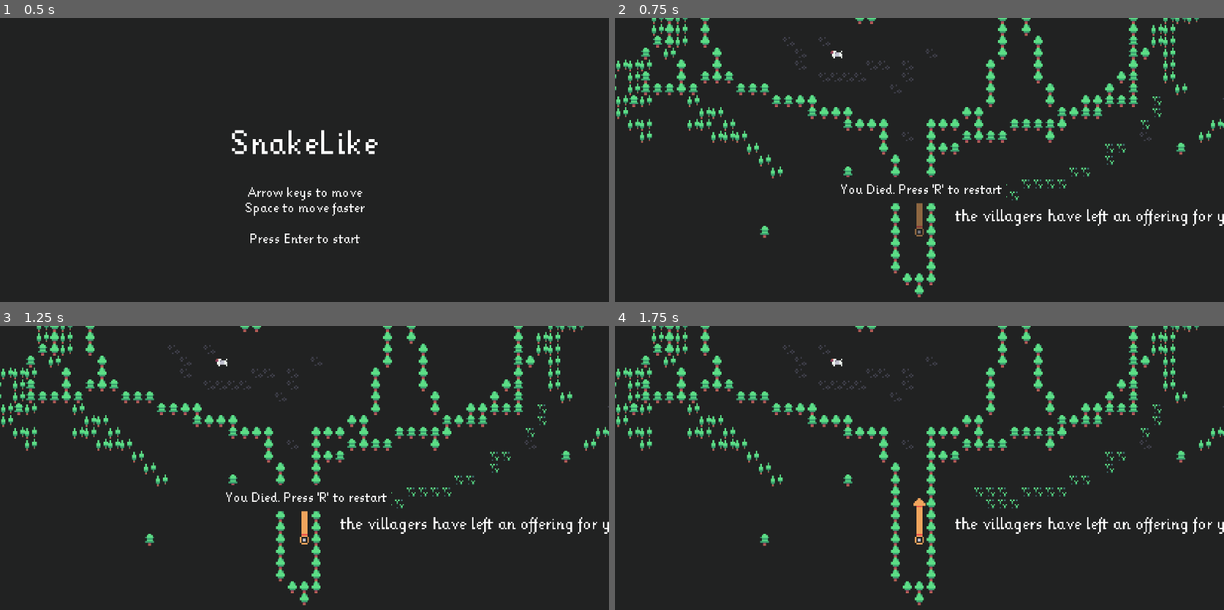
Above: before the commit, frames 1-4 (two rows, left to right).
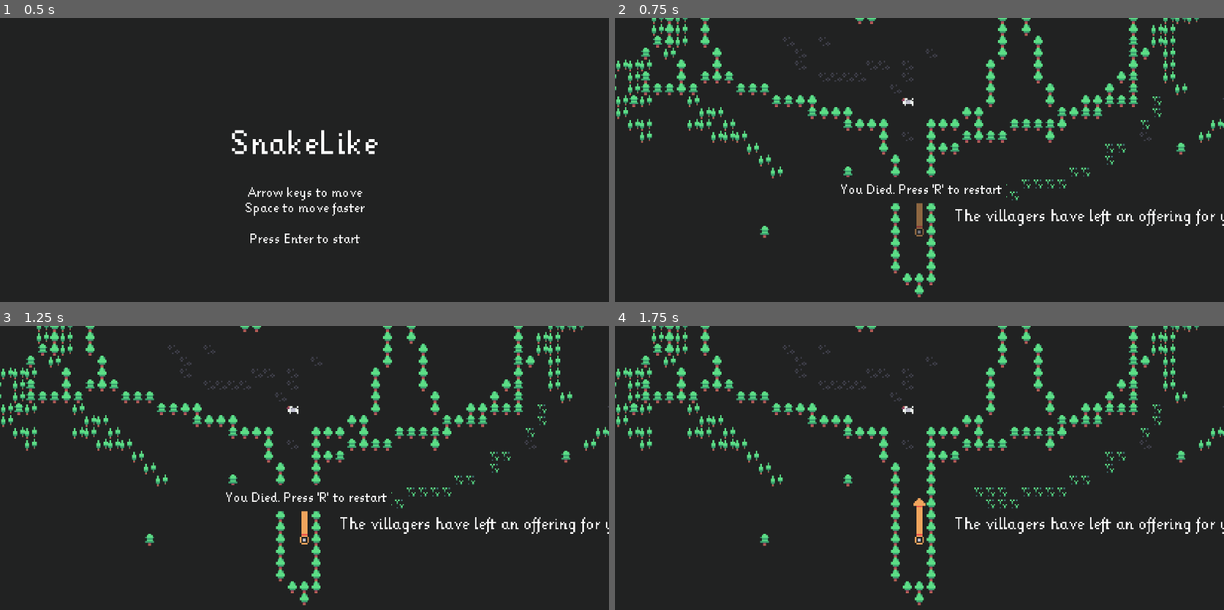
Above: after the commit, the same moments.

Repository: Miziziziz/SnakeLike
Game: Godot game, scene res://levels/Intro.tscn
Two runs of this game, one before a commit and one after it. Both use one fixed random seed, a clock stepped at 60 frames per second and the inputs below.
Inputs (mouse positions are in pixels of both pictures, inside the frame that each line leads up to):
- Up to frame 1 (0.5 s): no input
- Up to frame 2 (0.75 s): tap Enter (continue) at 0.5, 0.6 s; move the mouse to (1053, 177) at 0.52 s; hold D (move_right) from 0.53 s (still down)
- Up to frame 3 (1.25 s): keep holding D (move_right)
- Up to frame 4 (1.75 s): tap R (restart) at 1.25 s; move the mouse to (797, 521) at 1.27 s; release D (move_right) at 1.28 s; hold S (move_down) from 1.28 s (still down); tap Space (sprint) at 1.35 s

Frame 1 is identical in both runs. In frame 2, 1.1% of the frame differs, in the area x 35-100%, y 11-74%; in frame 3, 1.1%; in frame 4, 1.1%.

Commit message:
final com commit, added sfx and music, particle effects

Diff:
--- /dev/null
+++ b/BloodSpawner.gd
@@ -0,0 +1,7 @@
+extends Node2D
+
+var blood_particles = preload("res://sfx/BloodParticles.tscn")
+func spawn_blood():
+	var blood_inst = blood_particles.instance()
+	get_tree().get_root().add_child(blood_inst)
+	blood_inst.global_position = global_position
--- /dev/null
+++ b/BloodSpawner.tscn
@@ -0,0 +1,6 @@
+[gd_scene load_steps=2 format=2]
+
+[ext_resource path="res://BloodSpawner.gd" type="Script" id=1]
+
+[node name="BloodSpawner" type="Node2D"]
+script = ExtResource( 1 )
--- /dev/null
+++ b/MusicPlayer.gd
@@ -0,0 +1,25 @@
+extends AudioStreamPlayer
+
+func play_menu_theme():
+	play_track(load("res://music/breves_dies_hominis.ogg"))
+
+func play_town_theme():
+	play_track(load("res://music/the_field_of_dreams.ogg"))
+
+func play_battle_theme():
+	play_track(load("res://music/battleThemeA.ogg"))
+
+func play_forest_theme():
+	play_track(load("res://music/TownTheme.ogg"))
+
+func play_battleb_theme():
+	play_track(load("res://music/BattleLoop2.ogg"))
+
+func play_pursuit_theme():
+	play_track(load("res://music/determined_pursuit_loop.ogg"))
+
+func play_track(new_stream):
+	if stream == new_stream:
+		return
+	stream = new_stream
+	play()
--- /dev/null
+++ b/MusicPlayer.tscn
@@ -0,0 +1,6 @@
+[gd_scene load_steps=2 format=2]
+
+[ext_resource path="res://MusicPlayer.gd" type="Script" id=1]
+
+[node name="MusicPlayer" type="AudioStreamPlayer"]
+script = ExtResource( 1 )
--- /dev/null
+++ b/TrackPlayer.gd
@@ -0,0 +1,19 @@
+extends Node
+
+enum TRACKS {MENU, FOREST, TOWN, BATTLE, BATTLEB, PURSUIT}
+export(TRACKS) var cur_track
+
+func _ready():
+	match cur_track:
+		TRACKS.MENU:
+			MusicPlayer.play_menu_theme()
+		TRACKS.FOREST:
+			MusicPlayer.play_forest_theme()
+		TRACKS.TOWN:
+			MusicPlayer.play_town_theme()
+		TRACKS.BATTLE:
+			MusicPlayer.play_battle_theme()
+		TRACKS.BATTLEB:
+			MusicPlayer.play_battleb_theme()
+		TRACKS.PURSUIT:
+			MusicPlayer.play_pursuit_theme()
--- /dev/null
+++ b/TrackPlayer.tscn
@@ -0,0 +1,6 @@
+[gd_scene load_steps=2 format=2]
+
+[ext_resource path="res://TrackPlayer.gd" type="Script" id=1]
+
+[node name="TrackPlayer" type="Node"]
+script = ExtResource( 1 )
--- a/characters/Arrow.gd
+++ b/characters/Arrow.gd
@@ -31,10 +31,19 @@
 	for character in get_tree().get_nodes_in_group("characters"):
 		if character.global_position.distance_squared_to(new_pos) < 3:
 				character.kill()
+				spawn_hit_fx()
 				return
 	if tilemap.player.head_sprite.global_position.distance_squared_to(new_pos) < 3:
 		tilemap.player.kill()
+		spawn_hit_fx()
 
+
+func spawn_hit_fx():
+	var die_sounds = load("res://sfx/DieSounds.tscn").instance()
+	get_tree().get_root().add_child(die_sounds)
+	die_sounds.global_position = global_position
+	die_sounds.play()
+	$BloodSpawner.spawn_blood()
 
 func kill():
 	queue_free()
--- a/characters/Arrow.tscn
+++ b/characters/Arrow.tscn
@@ -1,7 +1,8 @@
-[gd_scene load_steps=3 format=2]
+[gd_scene load_steps=4 format=2]
 
 [ext_resource path="res://colored_tilemap_packed.png" type="Texture" id=1]
 [ext_resource path="res://characters/Arrow.gd" type="Script" id=2]
+[ext_resource path="res://BloodSpawner.tscn" type="PackedScene" id=3]
 
 [node name="Arrow" type="Node2D" groups=[
 "projectiles",
@@ -14,3 +15,5 @@
 offset = Vector2( 0.5, 0.5 )
 region_enabled = true
 region_rect = Rect2( 89, 38, 1, 7 )
+
+[node name="BloodSpawner" parent="." instance=ExtResource( 3 )]
--- a/characters/Orc.gd
+++ b/characters/Orc.gd
@@ -34,6 +34,8 @@
 	for villager in villagers:
 		if global_position.distance_squared_to(villager.global_position) < 2:
 			villager.kill()
+			$DieSounds.play()
+			$BloodSpawner.spawn_blood()
 
 func kill():
 	emit_signal("killed")
--- a/characters/Orc.tscn
+++ b/characters/Orc.tscn
@@ -1,7 +1,9 @@
-[gd_scene load_steps=3 format=2]
+[gd_scene load_steps=5 format=2]
 
 [ext_resource path="res://colored_tilemap_packed.png" type="Texture" id=1]
 [ext_resource path="res://characters/Orc.gd" type="Script" id=2]
+[ext_resource path="res://sfx/DieSounds.tscn" type="PackedScene" id=3]
+[ext_resource path="res://BloodSpawner.tscn" type="PackedScene" id=4]
 
 [node name="Orc" type="Node2D" groups=[
 "characters",
@@ -13,3 +15,7 @@
 texture = ExtResource( 1 )
 region_enabled = true
 region_rect = Rect2( 88, 0, 8, 8 )
+
+[node name="DieSounds" parent="." instance=ExtResource( 3 )]
+
+[node name="BloodSpawner" parent="." instance=ExtResource( 4 )]
--- a/characters/OrcArcher.gd
+++ b/characters/OrcArcher.gd
@@ -25,6 +25,7 @@
 	arrow_inst.global_position = $Firepoint.global_position
 	arrow_inst.global_rotation = global_rotation
 	arrow_inst.init()
+	$ShootArrowSound.play()
 
 func kill():
 	emit_signal("killed")
--- a/characters/OrcArcher.tscn
+++ b/characters/OrcArcher.tscn
@@ -1,8 +1,9 @@
-[gd_scene load_steps=4 format=2]
+[gd_scene load_steps=5 format=2]
 
 [ext_resource path="res://colored_tilemap_packed.png" type="Texture" id=1]
 [ext_resource path="res://characters/OrcArcher.gd" type="Script" id=2]
 [ext_resource path="res://characters/Dummy.gd" type="Script" id=3]
+[ext_resource path="res://sfx/Hawk's Arrow Flies Bow and Arrow shoot 2.wav" type="AudioStream" id=4]
 
 [node name="OrcArcher" type="Node2D" groups=[
 "characters",
@@ -36,3 +37,7 @@
 
 [node name="Firepoint" type="Node2D" parent="."]
 position = Vector2( 0, -8 )
+
+[node name="ShootArrowSound" type="AudioStreamPlayer2D" parent="."]
+stream = ExtResource( 4 )
+bus = "sfx"
--- /dev/null
+++ b/default_bus_layout.tres
@@ -0,0 +1,9 @@
+[gd_resource type="AudioBusLayout" format=2]
+
+[resource]
+bus/1/name = "sfx"
+bus/1/solo = false
+bus/1/mute = false
+bus/1/bypass_fx = false
+bus/1/volume_db = 0.0
+bus/1/send = "Master"
--- a/environment/Portal.gd
+++ b/environment/Portal.gd
@@ -2,7 +2,10 @@
 
 func _ready():
 	hide()
+	$ActivateSound.play()
 
 func activate():
 	show()
 	get_parent().clear_tile(global_position)
+	$ActivateSound.play()
+	$Particles2D.emitting = true
--- a/environment/Portal.tscn
+++ b/environment/Portal.tscn
@@ -1,7 +1,8 @@
-[gd_scene load_steps=4 format=2]
+[gd_scene load_steps=6 format=2]
 
 [ext_resource path="res://portalsprite.png" type="Texture" id=1]
 [ext_resource path="res://environment/Portal.gd" type="Script" id=2]
+[ext_resource path="res://sfx/PM_FN_Spawns_Portals_Teleports_1.wav" type="AudioStream" id=3]
 
 [sub_resource type="Animation" id=1]
 resource_name = "idle"
@@ -20,6 +21,15 @@
 "values": [ false, true ]
 }
 
+[sub_resource type="ParticlesMaterial" id=2]
+flag_disable_z = true
+spread = 180.0
+gravity = Vector3( 0, 0, 0 )
+initial_velocity = 100.0
+orbit_velocity = 0.0
+orbit_velocity_random = 0.0
+color = Color( 0.941176, 0.533333, 0, 1 )
+
 [node name="Portal" type="Node2D" groups=[
 "portal",
 ]]
@@ -32,3 +42,14 @@
 [node name="AnimationPlayer" type="AnimationPlayer" parent="Graphic"]
 autoplay = "idle"
 anims/idle = SubResource( 1 )
+
+[node name="Particles2D" type="Particles2D" parent="."]
+emitting = false
+amount = 16
+one_shot = true
+explosiveness = 1.0
+process_material = SubResource( 2 )
+
+[node name="ActivateSound" type="AudioStreamPlayer2D" parent="."]
+stream = ExtResource( 3 )
+bus = "sfx"
--- a/levels/ArrowRiver.tscn
+++ b/levels/ArrowRiver.tscn
@@ -152,13 +152,12 @@
 rotation = 3.14159
 
 [node name="Exposition" type="Label" parent="."]
-visible = false
-margin_left = 108.0
-margin_top = 180.0
-margin_right = 321.0
-margin_bottom = 207.0
+margin_left = -36.0
+margin_top = -28.0
+margin_right = 177.0
+margin_bottom = -1.0
 custom_fonts/font = ExtResource( 6 )
-text = "Don't let the arrows hit your head!"
+text = "A whole platoon guards this way!"
 __meta__ = {
 "_edit_use_anchors_": false
 }
--- a/levels/EnterTheVillage.tscn
+++ b/levels/EnterTheVillage.tscn
@@ -9,6 +9,7 @@
 [ext_resource path="res://ui/TrackEaten.gd" type="Script" id=7]
 [ext_resource path="res://environment/Portal.tscn" type="PackedScene" id=8]
 [ext_resource path="res://characters/Villager.tscn" type="PackedScene" id=9]
+[ext_resource path="res://TrackPlayer.tscn" type="PackedScene" id=10]
 
 [node name="World" type="Node2D"]
 
@@ -136,5 +137,8 @@
 "_edit_use_anchors_": false
 }
 group_to_track = "villagers"
+
+[node name="TrackPlayer" parent="." instance=ExtResource( 10 )]
+cur_track = 4
 [connection signal="ate_all_in_group" from="CanvasLayer/OrcsEaten" to="TileMap/Portal" method="activate"]
 [connection signal="ate_all_in_group" from="CanvasLayer/VillagersEaten" to="TileMap/Player" method="lose_villagers_died"]
--- a/levels/FirstOffering.tscn
+++ b/levels/FirstOffering.tscn
@@ -1,9 +1,10 @@
-[gd_scene load_steps=8 format=2]
+[gd_scene load_steps=9 format=2]
 
 [ext_resource path="res://colored_tilemap_packed.png" type="Texture" id=1]
 [ext_resource path="res://player/Player.tscn" type="PackedScene" id=2]
 [ext_resource path="res://TileMap.tscn" type="PackedScene" id=3]
 [ext_resource path="res://characters/Sheep.tscn" type="PackedScene" id=4]
+[ext_resource path="res://TrackPlayer.tscn" type="PackedScene" id=5]
 [ext_resource path="res://ui/kleinten_dynfont.tres" type="DynamicFont" id=6]
 [ext_resource path="res://ui/TrackEaten.gd" type="Script" id=7]
 [ext_resource path="res://environment/Portal.tscn" type="PackedScene" id=8]
@@ -35,7 +36,7 @@
 position = Vector2( -52, -76 )
 
 [node name="Sheep2" parent="TileMap" instance=ExtResource( 4 )]
-position = Vector2( -52, 124 )
+position = Vector2( -4, 156 )
 
 [node name="Sheep3" parent="TileMap" instance=ExtResource( 4 )]
 position = Vector2( 196, -44 )
@@ -46,7 +47,7 @@
 margin_right = 222.0
 margin_bottom = 244.0
 custom_fonts/font = ExtResource( 6 )
-text = "the villagers have left an offering for you"
+text = "The villagers have left an offering for you"
 __meta__ = {
 "_edit_use_anchors_": false
 }
@@ -69,4 +70,7 @@
 __meta__ = {
 "_edit_use_anchors_": false
 }
+
+[node name="TrackPlayer" parent="." instance=ExtResource( 5 )]
+cur_track = 1
 [connection signal="ate_all_in_group" from="CanvasLayer/SheepEaten" to="TileMap/Portal" method="activate"]
--- a/levels/Intro.tscn
+++ b/levels/Intro.tscn
@@ -1,8 +1,9 @@
-[gd_scene load_steps=5 format=2]
+[gd_scene load_steps=6 format=2]
 
 [ext_resource path="res://ui/kleinten_dynfont_large.tres" type="DynamicFont" id=1]
 [ext_resource path="res://ui/KLEINTEN.ttf" type="DynamicFontData" id=2]
 [ext_resource path="res://levels/Intro.gd" type="Script" id=3]
+[ext_resource path="res://TrackPlayer.tscn" type="PackedScene" id=4]
 
 [sub_resource type="DynamicFont" id=1]
 size = 50
@@ -50,3 +51,5 @@
 __meta__ = {
 "_edit_use_anchors_": false
 }
+
+[node name="TrackPlayer" parent="." instance=ExtResource( 4 )]
--- a/levels/OrcCamp.tscn
+++ b/levels/OrcCamp.tscn
@@ -9,6 +9,7 @@
 [ext_resource path="res://characters/Orc.tscn" type="PackedScene" id=7]
 [ext_resource path="res://characters/OrcArcher.tscn" type="PackedScene" id=8]
 [ext_resource path="res://environment/Portal.tscn" type="PackedScene" id=9]
+[ext_resource path="res://TrackPlayer.tscn" type="PackedScene" id=10]
 
 [node name="World" type="Node2D"]
 
@@ -172,6 +173,9 @@
 "_edit_use_anchors_": false
 }
 group_to_track = "villagers"
+
+[node name="TrackPlayer" parent="." instance=ExtResource( 10 )]
+cur_track = 3
 [connection signal="ate_all_in_group" from="CanvasLayer/OrcsEaten" to="TileMap/Portal" method="activate"]
 [connection signal="ate_all_in_group" from="CanvasLayer/VillagersEaten" to="TileMap/Player" method="lose_villagers_died"]
 
--- a/levels/Outro.gd
+++ b/levels/Outro.gd
@@ -2,7 +2,7 @@
 
 
 func _ready():
-	var txt = "Stats:\n"
+	var txt = "-Stats-\n"
 	txt += "Sheep eaten: " + str(LevelManager.total_sheep - LevelManager.sheep_not_eaten)
 	txt += "/" + str(LevelManager.total_sheep) + "\n"
 	txt += "Villagers saved: " + str(LevelManager.villagers_saved)
@@ -19,7 +19,7 @@
 	elif grade_letter == "D":
 		txt += "Pretty bad tbh, maybe with practice you can get a C"
 	else:
-		txt += "Wow you suck lol. Just give up."
+		txt += "Wow you suck lol."
 
 	$Stats.text = txt
 
--- a/levels/Outro.tscn
+++ b/levels/Outro.tscn
@@ -1,7 +1,8 @@
-[gd_scene load_steps=3 format=2]
+[gd_scene load_steps=4 format=2]
 
 [ext_resource path="res://ui/kleinten_dynfont_large.tres" type="DynamicFont" id=1]
 [ext_resource path="res://levels/Outro.gd" type="Script" id=2]
+[ext_resource path="res://TrackPlayer.tscn" type="PackedScene" id=3]
 
 [node name="Outro" type="Control"]
 anchor_right = 1.0
@@ -55,8 +56,12 @@
 margin_bottom = 207.0
 custom_fonts/font = ExtResource( 1 )
 text = "Made by Miziziziz
-Music:
 
 Press Esc to close
 Press Enter to play again"
 align = 1
+__meta__ = {
+"_edit_use_anchors_": false
+}
+
+[node name="TrackPlayer" parent="." instance=ExtResource( 3 )]
--- a/levels/ShootingGallery.tscn
+++ b/levels/ShootingGallery.tscn
@@ -1,9 +1,10 @@
-[gd_scene load_steps=9 format=2]
+[gd_scene load_steps=10 format=2]
 
 [ext_resource path="res://colored_tilemap_packed.png" type="Texture" id=1]
 [ext_resource path="res://player/Player.tscn" type="PackedScene" id=2]
 [ext_resource path="res://TileMap.tscn" type="PackedScene" id=3]
 [ext_resource path="res://characters/OrcArcher.tscn" type="PackedScene" id=4]
+[ext_resource path="res://TrackPlayer.tscn" type="PackedScene" id=5]
 [ext_resource path="res://ui/kleinten_dynfont.tres" type="DynamicFont" id=6]
 [ext_resource path="res://ui/TrackEaten.gd" type="Script" id=7]
 [ext_resource path="res://environment/Portal.tscn" type="PackedScene" id=8]
@@ -12,7 +13,7 @@
 [node name="World" type="Node2D"]
 
 [node name="TileMap" parent="." instance=ExtResource( 3 )]
-tile_data = PoolIntArray( 131069, 2, 0, 131070, 2, 0, 65541, …(3370 unchanged characters)… 9, 5, 0, 1572871, 5, 0, 1572876, 1, 0, 1572877, 1, 0, 1572878, 3, 0, 1572879, 2, 0, 1703920, 2, 0, 1703921, 3, 0, 1703922, 3, 0, 1703923, 2, 0, 1703924, 2, 0, 1703930, 5, 0, 1703932, 5, 0, 1703935, 5, 0, 1638407, 5, 0, 1638412, 1, 0, 1638413, 1, 0, 1638415, 2, 0, 1769454, 2, 0, 1769455, 2, 0, 17694 …(2560 unchanged characters)…
+tile_data = PoolIntArray( 131069, 2, 0, 131070, 2, 0, 65541, …(3370 unchanged characters)… 9, 5, 0, 1572871, 5, 0, 1572876, 1, 0, 1703920, 2, 0, 1703921, 3, 0, 1703922, 3, 0, 1703923, 2, 0, 1703924, 2, 0, 1703930, 5, 0, 1703932, 5, 0, 1703935, 5, 0, 1638407, 5, 0, 1638412, 1, 0, 1769454, 2, 0, 1769455, 2, 0, 17694 …(2560 unchanged characters)…
 
 [node name="Portal" parent="TileMap" instance=ExtResource( 8 )]
 position = Vector2( -92, 204 )
@@ -86,7 +87,8 @@
 margin_right = 321.0
 margin_bottom = 207.0
 custom_fonts/font = ExtResource( 6 )
-text = "Don't let the arrows hit your head!"
+text = "The orcs tracks lead this way...
+Archers! Don't let the arrows hit your head!"
 __meta__ = {
 "_edit_use_anchors_": false
 }
@@ -128,5 +130,8 @@
 "_edit_use_anchors_": false
 }
 group_to_track = "villagers"
+
+[node name="TrackPlayer" parent="." instance=ExtResource( 5 )]
+cur_track = 5
 [connection signal="ate_all_in_group" from="CanvasLayer/OrcsEaten" to="TileMap/Portal" method="activate"]
 [connection signal="ate_all_in_group" from="CanvasLayer/VillagersEaten" to="TileMap/Player" method="lose_villagers_died"]
--- a/player/Player.gd
+++ b/player/Player.gd
@@ -34,6 +34,8 @@
 			add_segment()
 
 func _process(delta):
+#	if Input.is_action_just_pressed("ui_accept"):
+#		LevelManager.load_next_level(0)
 	if Input.is_action_just_pressed("exit"):
 		get_tree().quit()
 	if Input.is_action_just_pressed("restart"):
@@ -46,9 +48,6 @@
 		move_timer.wait_time = sprint_speed
 	else:
 		move_timer.wait_time = move_speed
-
-#	if Input.is_action_just_pressed("ui_accept"):
-#		add_segment()
 
 	var pressed_move = false
 	if Input.is_action_just_pressed("move_up") and last_direction != DIRECTIONS.DOWN:
@@ -84,7 +83,7 @@
 			kill()
 			return
 		ind += 1
-
+	$HeadSprite/StepSounds.play()
 	last_positions.push_front(head_sprite.global_position)
 	head_sprite.global_position = new_pos
 	round_position(head_sprite)
@@ -103,6 +102,8 @@
 				character.kill()
 			else:
 				character.queue_free()
+			$HeadSprite/DieSounds.play()
+			$HeadSprite/BloodSpawner.spawn_blood()
 			add_segment()
 		elif character.has_method("incremement_move_counter"):
 			character.incremement_move_counter()
@@ -222,6 +223,7 @@
 	dead = true
 	move_timer.stop()
 	$CanvasLayer/RestartMessage.show()
+	$HeadSprite/DeathSound.play()
 
 func lose_villagers_died():
 	$AnimationPlayer.play("die")
--- a/player/Player.tscn
+++ b/player/Player.tscn
@@ -1,8 +1,14 @@
-[gd_scene load_steps=6 format=2]
+[gd_scene load_steps=12 format=2]
 
 [ext_resource path="res://colored_tilemap_packed.png" type="Texture" id=1]
 [ext_resource path="res://player/Player.gd" type="Script" id=2]
 [ext_resource path="res://ui/kleinten_dynfont.tres" type="DynamicFont" id=3]
+[ext_resource path="res://sfx/DieSounds.tscn" type="PackedScene" id=4]
+[ext_resource path="res://sfx/DieSounds.gd" type="Script" id=5]
+[ext_resource path="res://sfx/leaves02.wav" type="AudioStream" id=6]
+[ext_resource path="res://sfx/leaves01.wav" type="AudioStream" id=7]
+[ext_resource path="res://sfx/creature_roar_03.wav" type="AudioStream" id=8]
+[ext_resource path="res://BloodSpawner.tscn" type="PackedScene" id=9]
 
 [sub_resource type="Animation" id=1]
 resource_name = "die"
@@ -45,12 +51,33 @@
 region_enabled = true
 region_rect = Rect2( 24, 56, 8, 8 )
 
+[node name="DieSounds" parent="HeadSprite" instance=ExtResource( 4 )]
+
+[node name="StepSounds" type="Node2D" parent="HeadSprite"]
+script = ExtResource( 5 )
+
+[node name="DieSound" type="AudioStreamPlayer2D" parent="HeadSprite/StepSounds"]
+stream = ExtResource( 7 )
+volume_db = 20.0
+bus = "sfx"
+
+[node name="DieSound2" type="AudioStreamPlayer2D" parent="HeadSprite/StepSounds"]
+stream = ExtResource( 6 )
+volume_db = 20.0
+bus = "sfx"
+
 [node name="Camera2D" type="Camera2D" parent="HeadSprite"]
 current = true
 zoom = Vector2( 0.4, 0.4 )
 drag_margin_h_enabled = true
 drag_margin_v_enabled = true
 smoothing_enabled = true
+
+[node name="DeathSound" type="AudioStreamPlayer2D" parent="HeadSprite"]
+stream = ExtResource( 8 )
+bus = "sfx"
+
+[node name="BloodSpawner" parent="HeadSprite" instance=ExtResource( 9 )]
 
 [node name="Sprites" type="Node2D" parent="."]
 
--- a/project.godot
+++ b/project.godot
@@ -27,6 +27,7 @@
 [autoload]
 
 LevelManager="*res://singletons/LevelManager.tscn"
+MusicPlayer="*res://MusicPlayer.tscn"
 
 [display]
 
--- /dev/null
+++ b/sfx/BloodParticles.tscn
@@ -0,0 +1,30 @@
+[gd_scene load_steps=2 format=2]
+
+[sub_resource type="ParticlesMaterial" id=1]
+flag_disable_z = true
+spread = 180.0
+gravity = Vector3( 0, 98, 0 )
+initial_velocity = 30.0
+orbit_velocity = 0.0
+orbit_velocity_random = 0.0
+color = Color( 0.85098, 0, 0, 1 )
+
+[node name="BloodParticles" type="Particles2D"]
+emitting = false
+amount = 16
+lifetime = 0.5
+one_shot = true
+explosiveness = 0.77
+process_material = SubResource( 1 )
+
+[node name="StartTimer" type="Timer" parent="."]
+wait_time = 0.001
+one_shot = true
+autostart = true
+
+[node name="DeleteTimer" type="Timer" parent="."]
+wait_time = 2.0
+one_shot = true
+autostart = true
+[connection signal="timeout" from="StartTimer" to="." method="set_emitting" binds= [ true ]]
+[connection signal="timeout" from="DeleteTimer" to="." method="queue_free"]
--- /dev/null
+++ b/sfx/DieSounds.gd
@@ -0,0 +1,5 @@
+extends Node2D
+
+
+func play():
+	get_children()[randi() % get_child_count()].play()
--- /dev/null
+++ b/sfx/DieSounds.tscn
@@ -0,0 +1,16 @@
+[gd_scene load_steps=4 format=2]
+
+[ext_resource path="res://sfx/DieSounds.gd" type="Script" id=1]
+[ext_resource path="res://sfx/PM_BB_DESIGNED_CINEMATIC_CHOPS_25.wav" type="AudioStream" id=2]
+[ext_resource path="res://sfx/PM_BB_DESIGNED_CINEMATIC_CHOPS_19.wav" type="AudioStream" id=3]
+
+[node name="DieSounds" type="Node2D"]
+script = ExtResource( 1 )
+
+[node name="DieSound" type="AudioStreamPlayer2D" parent="."]
+stream = ExtResource( 3 )
+bus = "sfx"
+
+[node name="DieSound2" type="AudioStreamPlayer2D" parent="."]
+stream = ExtResource( 2 )
+bus = "sfx"
Not shown, added: export_presets.cfg
Not shown: 1 places in levels/EnterTheVillage.tscn that only renumber resources
Not shown: 1 places in levels/OrcCamp.tscn that only renumber resources
Not shown, added: music/BattleLoop2.ogg.import
Not shown, added: music/TownTheme.ogg.import
Not shown, added: music/battleThemeA.ogg.import
Not shown, added: music/battleThemeB.ogg.import
Not shown, added: music/breves_dies_hominis.ogg.import
Not shown, added: music/determined_pursuit_loop.ogg.import
Not shown, added: music/the_field_of_dreams.ogg.import
Not shown, added: sfx/Hawk's Arrow Flies Bow and Arrow shoot 2.wav.import
Not shown, added: sfx/PM_BB_DESIGNED_CINEMATIC_CHOPS_19.wav.import
(and 19 more such lines)
